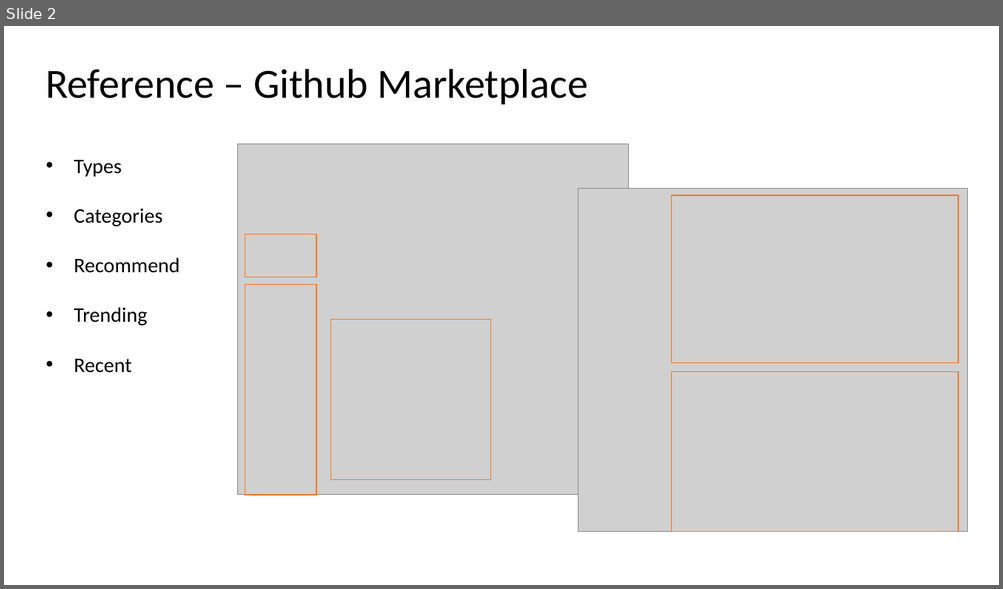
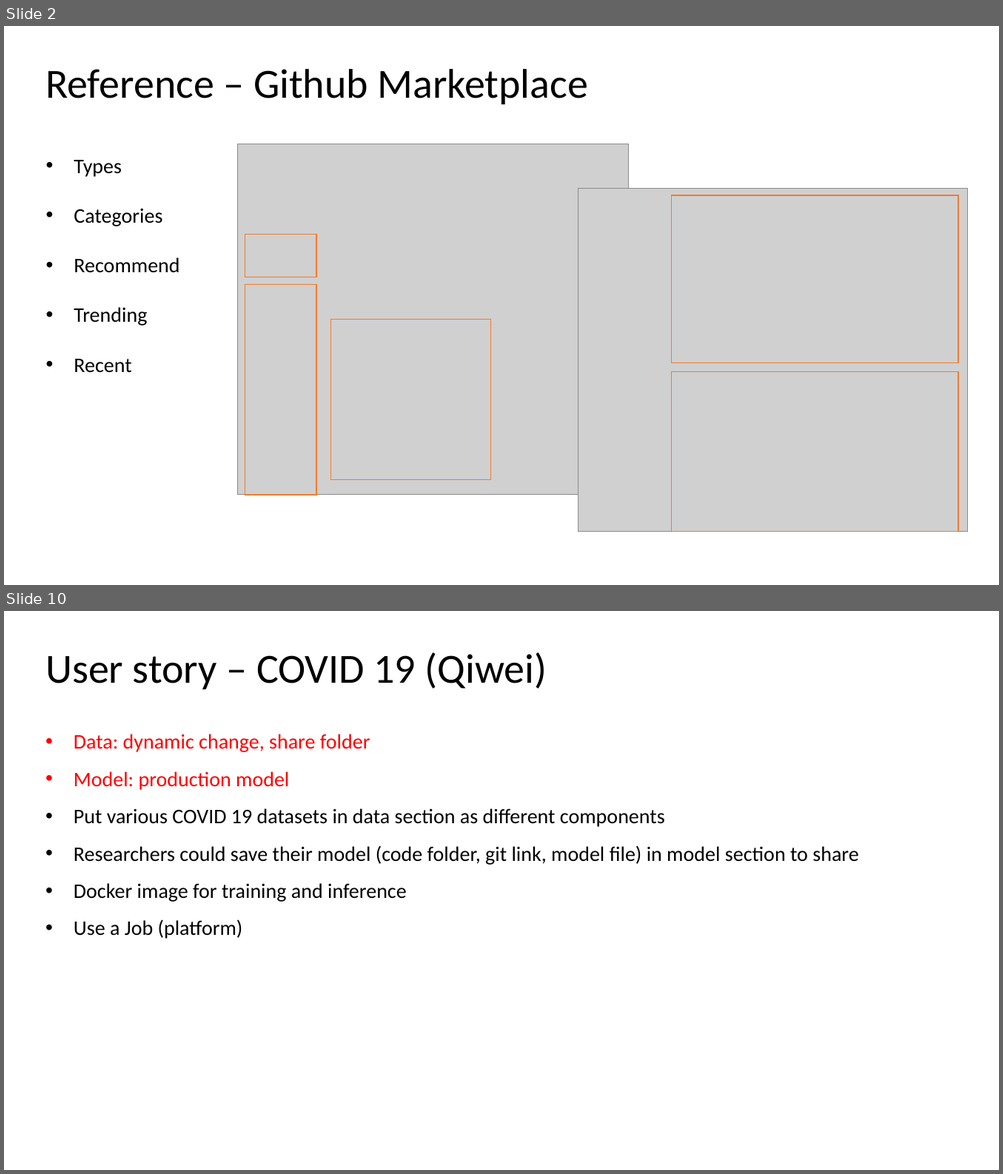
Before and after one commit to microsoft/openpaimarketplace, a slide deck: design/marketplace design user story.pptx. Shown one above the other, each under a label of ours: slide 2 before the commit, slides 2 and 10 after it; the slides between them are not shown. The pictures are 1003x589 and 1003x1174 pixels, drawn with LibreOffice and Linux fonts; fonts in the diff are those of the drawing; grey boxes stand for pictures. Boxes give left, top, right and bottom in pixels: in the first picture for what was removed or moved away, otherwise in the second. Text is boxed around its words. In the diff, an @@ line names an element or a change of style, - is before the commit and + after.

```diff
--- a/design/marketplace design user story.pptx
+++ b/design/marketplace design user story.pptx
@@ slide 10 added at (4, 611, 999, 1170), background #FFFFFF @@
@@ title added at (45, 652, 547, 689), 40 pt, text #000000 @@
+User story – COVID 19 (Qiwei)
@@ text added at (74, 734, 858, 939), 20 pt, text #000000 @@
+• Data: dynamic change, share folder
+• Model: production model
+• Put various COVID 19 datasets in data section as different components
+• Researchers could save their model (code folder, git link, model file) in model section to share
+• Docker image for training and inference
+• Use a Job (platform)
```
Also in this commit, not shown: 5 slides changed, 7 other slides added.
